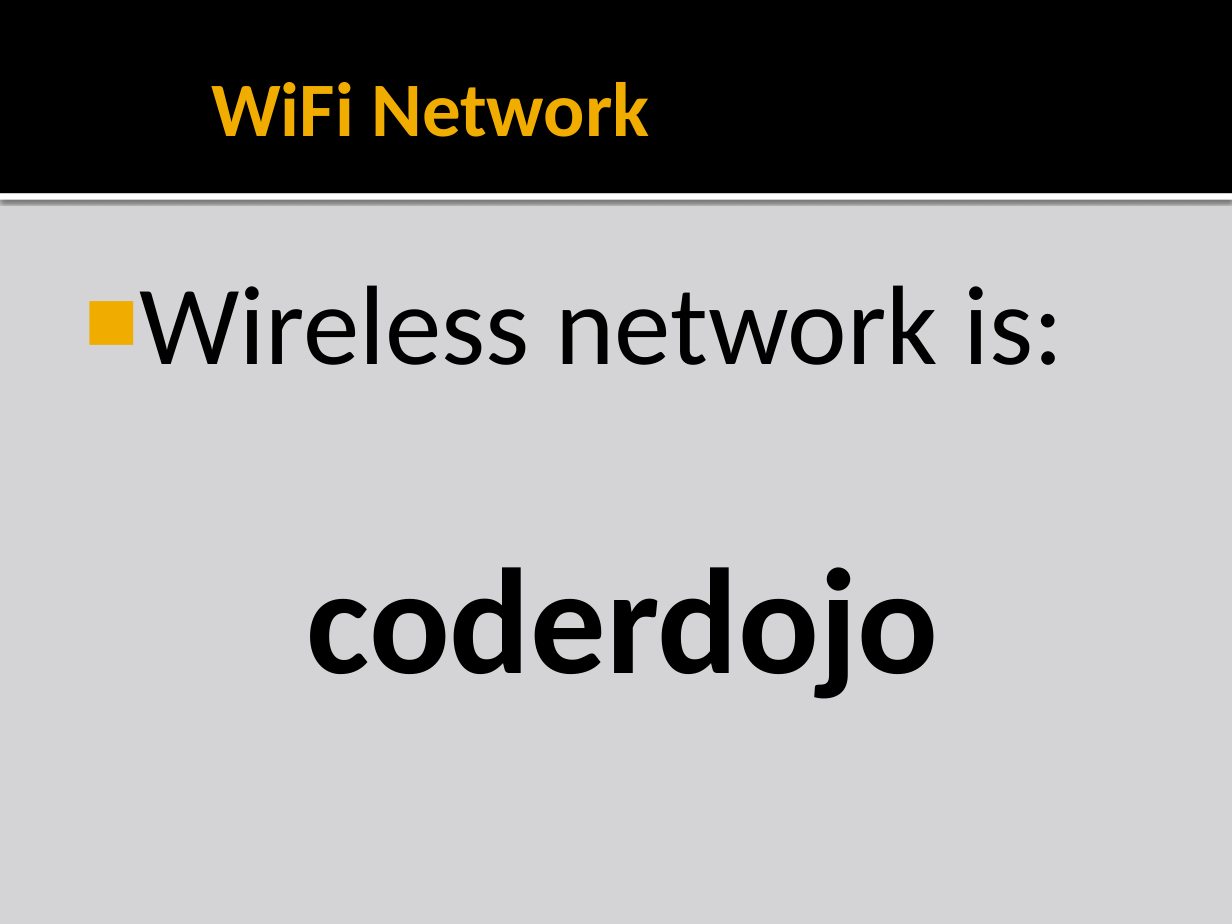
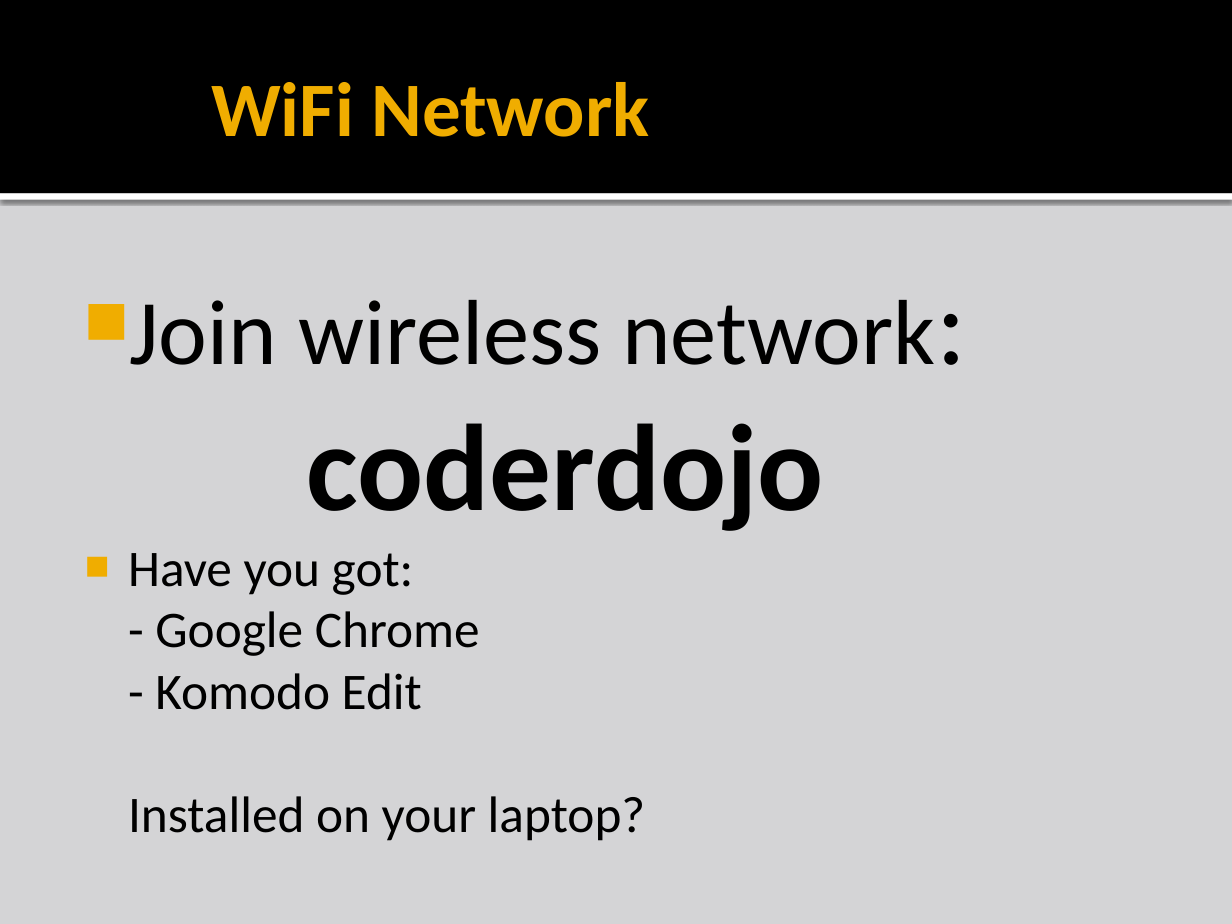
Before and after one commit to liamf/coderdojo-bray, a slide deck: slide 2 of html/presentations/CoderDojoBrayHTML_session3.pptx. Drawn at 1232x924 pixels with LibreOffice and Linux fonts; fonts in the diff are those of the drawing; background and template pictures are left out. Boxes give left, top, right and bottom in pixels: in the first picture for what was removed or moved away, otherwise in the second. Text is boxed around its words. In the diff, an @@ line names an element or a change of style, - is before the commit and + after.

```diff
--- a/html/presentations/CoderDojoBrayHTML_session3.pptx
+++ b/html/presentations/CoderDojoBrayHTML_session3.pptx
@@ text at (128,300,935,841): text changed; size 66 to 30 pt @@
-■ Wireless network is:
-  coderdojo
+■ Join wireless network:
+  coderdojo
+■ Have you got:
+  - Google Chrome
+  - Komodo Edit
+  Installed on your laptop?
```
Also in this commit, not shown: 1 other slide changed, 16 slides added, 5 other files.
